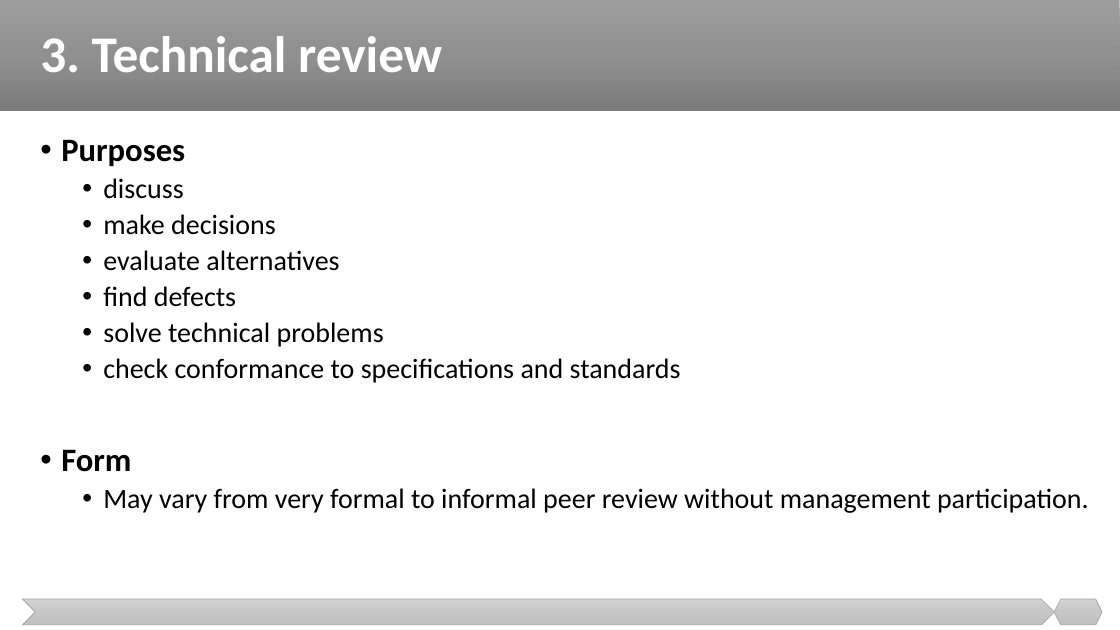
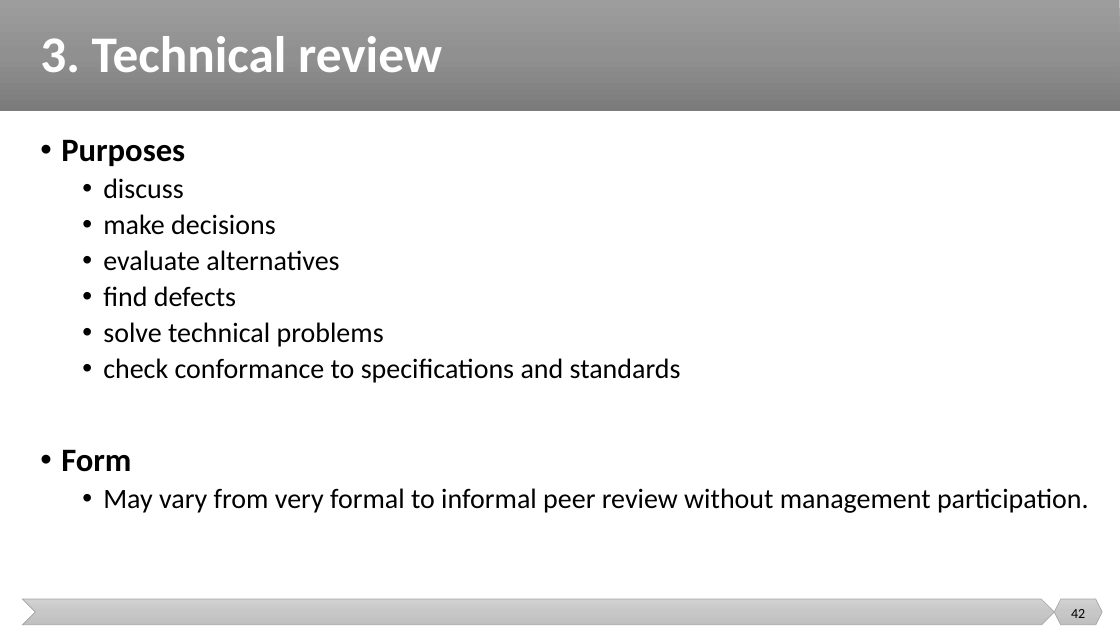
Before and after one commit to malenezi/malenezi, a slide deck: slide 42 of SE401/Lectures/4-Static Testing/Static Testing.pptx. Drawn at 1120x630 pixels with LibreOffice and Linux fonts; fonts in the diff are those of the drawing. Boxes give left, top, right and bottom in pixels: in the first picture for what was removed or moved away, otherwise in the second. Text is boxed around its words. In the diff, an @@ line names an element or a change of style, - is before the commit and + after.

```diff
--- a/SE401/Lectures/4-Static Testing/Static Testing.pptx
+++ b/SE401/Lectures/4-Static Testing/Static Testing.pptx
@@ page number added at [1071,609,1085,618], 12 pt, text #000000 @@
+42
```
Also in this commit, not shown: 49 other slides changed, 1 other file.
